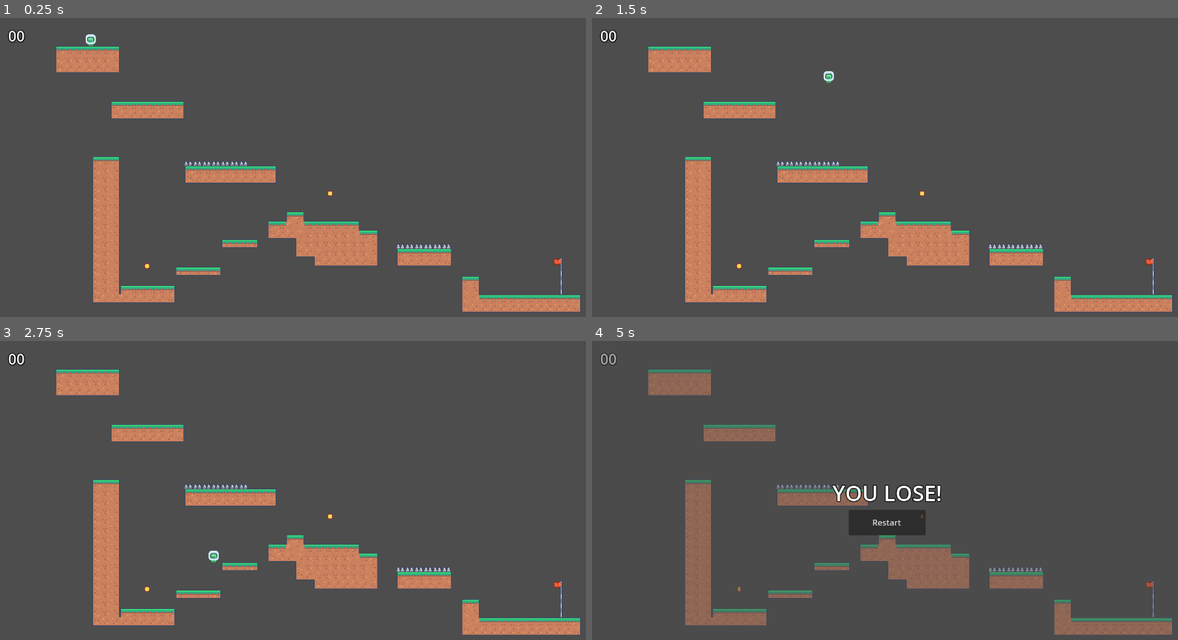
Above: before the commit, frames 1-4 (two rows, left to right).
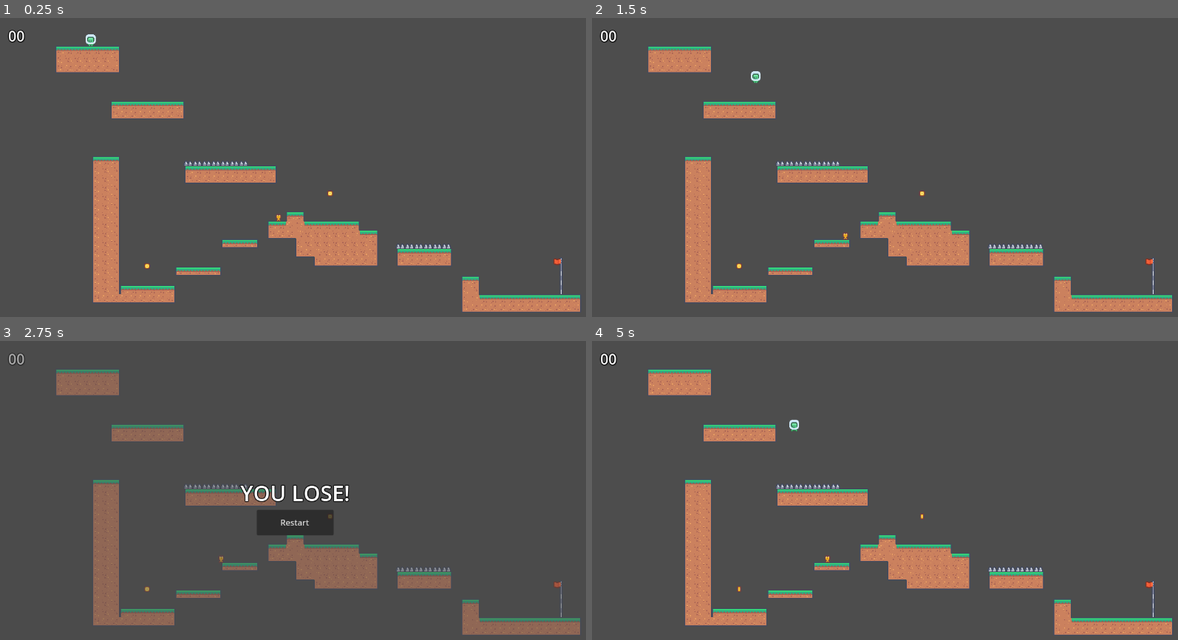
Above: after the commit, the same moments.

Repository: Ruellia42/eus2425
Game: Godot game, scene res://scenes/level_sample.tscn
The game is run twice, just before and just after one commit, with the same random seed, the same clock (stepped at 60 frames per second) and the same inputs.
Inputs (mouse positions are in pixels of both pictures, inside the frame that each line leads up to):
- Up to frame 1 (0.25 s): no input
- Up to frame 2 (1.5 s): tap Enter (ui_accept) at 0.5, 0.6, 0.77, 1.07, 1.35 s; hold Right (ui_right) from 0.53 s (still down)
- Up to frame 3 (2.75 s): tap Enter (ui_accept) at 1.52, 1.82, 2.1 s; release Right (ui_right) at 2.03 s; hold Left (ui_left) from 2.03 s (still down)
- Up to frame 4 (5 s): release Left (ui_left) at 2.75 s; click (885, 523) at 2.75 s, where only the run after the commit has a clickable "Restart"; tap Enter (ui_accept) at 3.5, 3.6, 3.77, 4.07, 4.35, 4.52, 4.82 s; hold Right (ui_right) from 3.53 s (still down)

The runs differ from the first frame. In frame 1, less than 0.1% of the frame differs, in the area x 47-49%, y 65-69%; in frame 2, 0.1%; in frame 3, 11%; in frame 4, 11%, in the area x 1-99%, y 4-99%.

Commit message:
implement enemy

Diff:
--- a/scenes/avatar.tscn
+++ b/scenes/avatar.tscn
@@ -28,6 +28,7 @@
 [node name="Avatar" type="CharacterBody2D" groups=["player"]]
 scale = Vector2(0.983051, 1)
 script = ExtResource("1_k0ba2")
+move_speed = 150.0
 
 [node name="AnimatedSprite2D" type="AnimatedSprite2D" parent="."]
 texture_filter = 1
--- /dev/null
+++ b/scenes/enemy.tscn
@@ -0,0 +1,29 @@
+[gd_scene load_steps=5 format=3 uid="uid://b6udax3xnqh1g"]
+
+[ext_resource type="Script" path="res://scripts/enemy.gd" id="1_ikfen"]
+[ext_resource type="Texture2D" uid="uid://dief4e6rx3caj" path="res://plugins/kenney_pixel-platformer/Tiles/Characters/tile_0013.png" id="1_jitgc"]
+
+[sub_resource type="RectangleShape2D" id="RectangleShape2D_xylsv"]
+size = Vector2(9, 12)
+
+[sub_resource type="CircleShape2D" id="CircleShape2D_tbrb5"]
+radius = 5.0
+
+[node name="Enemy" type="CharacterBody2D" groups=["danger", "goomba"]]
+script = ExtResource("1_ikfen")
+
+[node name="Sprite2D" type="Sprite2D" parent="."]
+texture = ExtResource("1_jitgc")
+
+[node name="CollisionShape2D" type="CollisionShape2D" parent="."]
+position = Vector2(-0.5, 0)
+shape = SubResource("RectangleShape2D_xylsv")
+
+[node name="FrontCheck" type="Area2D" parent="."]
+position = Vector2(3, 0)
+
+[node name="CollisionShape2D" type="CollisionShape2D" parent="FrontCheck"]
+shape = SubResource("CircleShape2D_tbrb5")
+debug_color = Color(0, 0.639216, 0.388235, 0.419608)
+
+[connection signal="body_entered" from="FrontCheck" to="." method="_on_front_check_body_entered"]
--- a/scenes/level_sample.tscn
+++ b/scenes/level_sample.tscn
@@ -9,6 +9,7 @@
 [ext_resource type="PackedScene" uid="uid://dm2vailmg7aqs" path="res://scenes/death_collider.tscn" id="7_oa5fo"]
 [ext_resource type="PackedScene" uid="uid://cw1i3tcuiy254" path="res://scenes/moving_platform.tscn" id="8_31d4m"]
 [ext_resource type="PackedScene" uid="uid://m6ybvkhhoiv6" path="res://scenes/avatar.tscn" id="8_ggk8m"]
+[ext_resource type="PackedScene" uid="uid://b6udax3xnqh1g" path="res://scenes/enemy.tscn" id="10_akgst"]
 
 [node name="LevelSample" type="Node2D"]
 
@@ -50,5 +51,9 @@
 
 [node name="Avatar" parent="." instance=ExtResource("8_ggk8m")]
 position = Vector2(177, 32)
+move_speed = 150.0
+
+[node name="Enemy" parent="." instance=ExtResource("10_akgst")]
+position = Vector2(532, 389)
 
 [editable path="Environment/MovingPlatform"]
--- a/scripts/avatar.gd
+++ b/scripts/avatar.gd
@@ -33,8 +33,7 @@
 func apply_input():
 	# Handle jump.
 	if Input.is_action_just_pressed("ui_accept") and is_on_floor():
-		velocity.y = -jump_velocity
-		on_jump.emit()
+		jump()
 
 	# Get the input direction and handle the movement/deceleration.
 	# As good practice, you should replace UI actions with custom gameplay actions.
@@ -45,7 +44,15 @@
 		velocity.x = move_toward(velocity.x, 0, move_speed)
 
 
+func jump():
+	velocity.y = -jump_velocity
+	on_jump.emit()
+
 func _on_damage_trigger_body_entered(body):
 	if body.is_in_group("danger"):
+		if body.is_in_group("goomba") and velocity.y > 0:
+			jump()
+			body.die()
+			return
 		SignalBus.on_game_over.emit()
 		queue_free()
--- /dev/null
+++ b/scripts/enemy.gd
@@ -0,0 +1,31 @@
+extends CharacterBody2D
+
+
+@export var speed = 50
+
+# Get the gravity from the project settings to be synced with RigidBody nodes.
+var gravity = ProjectSettings.get_setting("physics/2d/default_gravity")
+var direction = 1
+
+func _physics_process(delta):
+	# Add the gravity.
+	if not is_on_floor():
+		velocity.y += gravity * delta
+
+	if direction:
+		velocity.x = direction * speed
+	else:
+		velocity.x = move_toward(velocity.x, 0, speed)
+
+	move_and_slide()
+
+
+func _on_front_check_body_entered(body):
+	print(body)
+	if body == self:
+		return
+	direction *= -1
+	scale.x *= -1
+
+func die():
+	queue_free()
Not shown: 1 places in scenes/level_sample.tscn that only renumber resources
